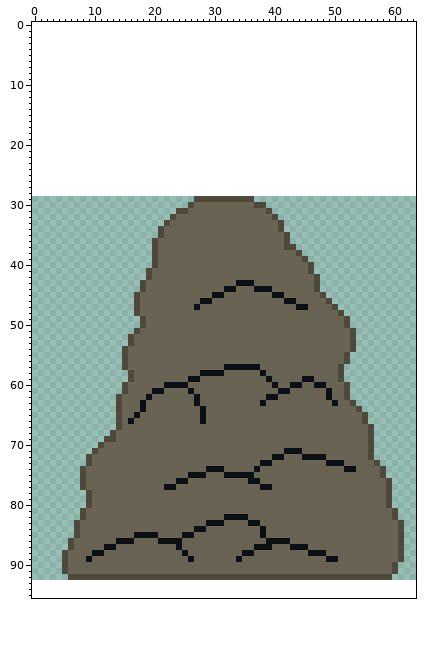
Pixel-art file: assets/trash_blockage.aseprite. Above, as it was before the edit.
64x64 pixels, 1 frame. The old version is drawn lined up with the new one, on the new canvas.
After the commit:
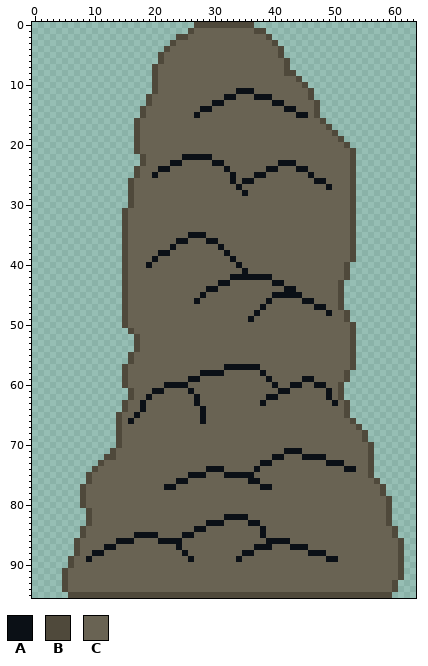
Palette (. is transparent): A #0b1016  B #4f493b  C #696353
Edits made:
canvas 64x64 -> 64x96, the old top-left corner now at 0,29
Changed rows in their new state; - is an unchanged pixel.
first column x 5:
 0 ----------------------BBBBBBBBBB-------------------------
 1 ---------------------BCCCCCCCCCCBB-----------------------
 2 -------------------BBCCCCCCCCCCCCCB----------------------
 3 ------------------BCCCCCCCCCCCCCCCCB---------------------
 4 -----------------BCCCCCCCCCCCCCCCCCCB--------------------
 5 ----------------BCCCCCCCCCCCCCCCCCCCB--------------------
 6 ----------------BCCCCCCCCCCCCCCCCCCCCB-------------------
 7 ---------------BCCCCCCCCCCCCCCCCCCCCCB-------------------
 8 ---------------BCCCCCCCCCCCCCCCCCCCCCBB------------------
 9 ---------------BCCCCCCCCCCCCCCCCCCCCCCCB-----------------
10 ---------------BCCCCCCCCCCCCCCCCCCCCCCCCB----------------
11 ---------------BCCCCCCCCCCCCCAAACCCCCCCCCB---------------
12 --------------BCCCCCCCCCCCCAACCCAAACCCCCCB---------------
13 --------------BCCCCCCCCCCAACCCCCCCCAACCCCCB--------------
14 -------------BCCCCCCCCCAACCCCCCCCCCCCAACCCB--------------
15 -------------BCCCCCCCCACCCCCCCCCCCCCCCCAACB--------------
16 ------------BCCCCCCCCCCCCCCCCCCCCCCCCCCCCCCB-------------
17 ------------BCCCCCCCCCCCCCCCCCCCCCCCCCCCCCCCB------------
18 ------------BCCCCCCCCCCCCCCCCCCCCCCCCCCCCCCCCB-----------
19 ------------BCCCCCCCCCCCCCCCCCCCCCCCCCCCCCCCCCB----------
20 ------------BCCCCCCCCCCCCCCCCCCCCCCCCCCCCCCCCCCB---------
21 ------------BCCCCCCCCCCCCCCCCCCCCCCCCCCCCCCCCCCCB--------
22 -------------BCCCCCCAAAAACCCCCCCCCCCCCCCCCCCCCCCB--------
23 -------------BCCCCAACCCCCAACCCCCCCCCAAACCCCCCCCCB--------
24 ------------BCCCAACCCCCCCCCACCCCCCAACCCAACCCCCCCB--------
25 ------------BCCACCCCCCCCCCCCACCCAACCCCCCCACCCCCCB--------
26 -----------BCCCCCCCCCCCCCCCCACAACCCCCCCCCCAACCCCB--------
27 -----------BCCCCCCCCCCCCCCCCCACCCCCCCCCCCCCCACCCB--------
28 -----------BCCCCCCCCCCCCCCCCCCACCCCCCCCCCCCCCCCCB--------
29 -----------BCCCCCCCCCCCCCCCCCCCCCCCCCCCCCCCCCCCCB--------
30 -----------BCCCCCCCCCC----------CCCCCCCCCCCCCCCCB--------
31 ----------BCCCCCCCCCC-------------CCCCCCCCCCCCCCB--------
32 ----------BCCCCCCCC----------------CCCCCCCCCCCCCB--------
33 ----------BCCCCCCC------------------CCCCCCCCCCCCB--------
34 ----------BCCCCCC-------------------CCCCCCCCCCCCB--------
35 ----------BCCCCCC----AAA-------------CCCCCCCCCCCB--------
36 ----------BCCCCC---AA---AA-----------CCCCCCCCCCCB--------
37 ----------BCCCCC--A-------A----------CCCCCCCCCCCB--------
38 ----------BCCCCCAA---------A-----------CCCCCCCCCB--------
39 ----------BCCCCA------------A-----------CCCCCCCCB--------
40 ----------BCCCAC-------------A-----------CCCCCCB---------
41 ----------BCCCC---------------A----------CCCCCCB---------
42 ----------BCCCC-------------AAAAAAA-------CCCCCB---------
43 ----------BCCC------------AA-CCC---AA-----CCCCB----------
44 ----------BCCC----------AA-CC---CCC--AA---CCCCB----------
45 ----------BCC----------A-CC----------AAA---CCCB----------
46 ----------BCC---------ACC---------A--CC-AA--CCB----------
47 ----------BCC---------C----------A-----CC-AA-CB----------
48 ----------BCC-------------------A-----------A-CB---------
49 ----------BCCC-----------------A-------------------------
50 ----------BCCC---------------------------------CB--------
51 -----------BC--------------------------------------------
52 -----------.B--------------------------------------------
53 -----------.B--------------------------------------------
54 ----------..B--------------------------------------------
55 ----------.B-----------------------------------CB--------
56 ----------.B-----------------------------------CB--------
57 ----------------------------------------------CCB--------
58 ----------BC----------------------------------CB---------
59 ----------BC----------------------------------CB---------
60 ----------------------------------------------B.---------
61 ----------.B----------------------------------B.---------
62 ---------..B----------------------------------B.---------
63 ---------.B------------------------------------B.--------
64 ---------.B------------------------------------B..-------
65 -----------------------------------------------B...------
66 ------------------------------------------------B..------
67 -------------------------------------------------B..-----
68 --------.B----------------------------------------B.-----
69 -------..B----------------------------------------B.-----
70 ------...B-----------------------------------------------
71 -----...B------------------------------------------------
72 ----...BB------------------------------------------------
73 ----..B--------------------------------------------B.----
74 ---..B---------------------------------------------B..---
75 ---.B----------------------------------------------B..---
76 ---.B-----------------------------------------------B..--
77 -----------------------------------------------------B.--
78 ---BC------------------------------------------------B.--
79 ---BC----------------------------------------------------
80 ---BC----------------------------------------------------
81 ---.B-------------------------------------------------B.-
82 ---.B-------------------------------------------------B.-
83 --..B-------------------------------------------------B..
84 --.B---------------------------------------------------B.
85 --.B---------------------------------------------------B.
86 -.B------------------------------------------------------
87 -.B------------------------------------------------------
88 ..B------------------------------------------------------
89 .B-------------------------------------------------------
90 .B-----------------------------------------------------CB
91 -------------------------------------------------------CB
92 BCCCCCCCCCCCCCCCCCCCCCCCCCCCCCCCCCCCCCCCCCCCCCCCCCCCCCCCB
93 BCCCCCCCCCCCCCCCCCCCCCCCCCCCCCCCCCCCCCCCCCCCCCCCCCCCCCCB-
94 BCCCCCCCCCCCCCCCCCCCCCCCCCCCCCCCCCCCCCCCCCCCCCCCCCCCCCCB-
95 -BBBBBBBBBBBBBBBBBBBBBBBBBBBBBBBBBBBBBBBBBBBBBBBBBBBBBB--
Where, in picture pixels (left, top, right, bottom), the same in both pictures:
changed: (62, 22, 404, 598)
